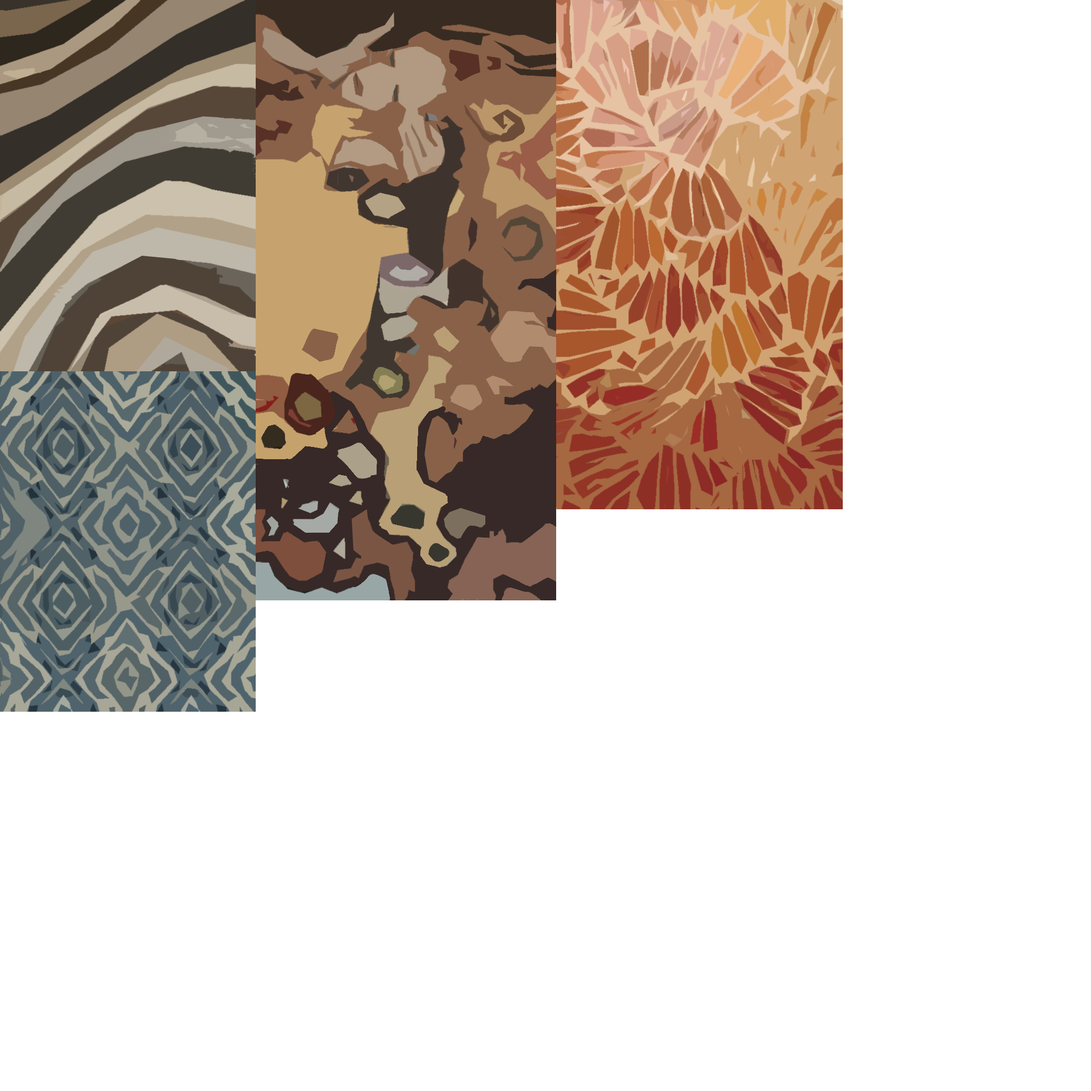
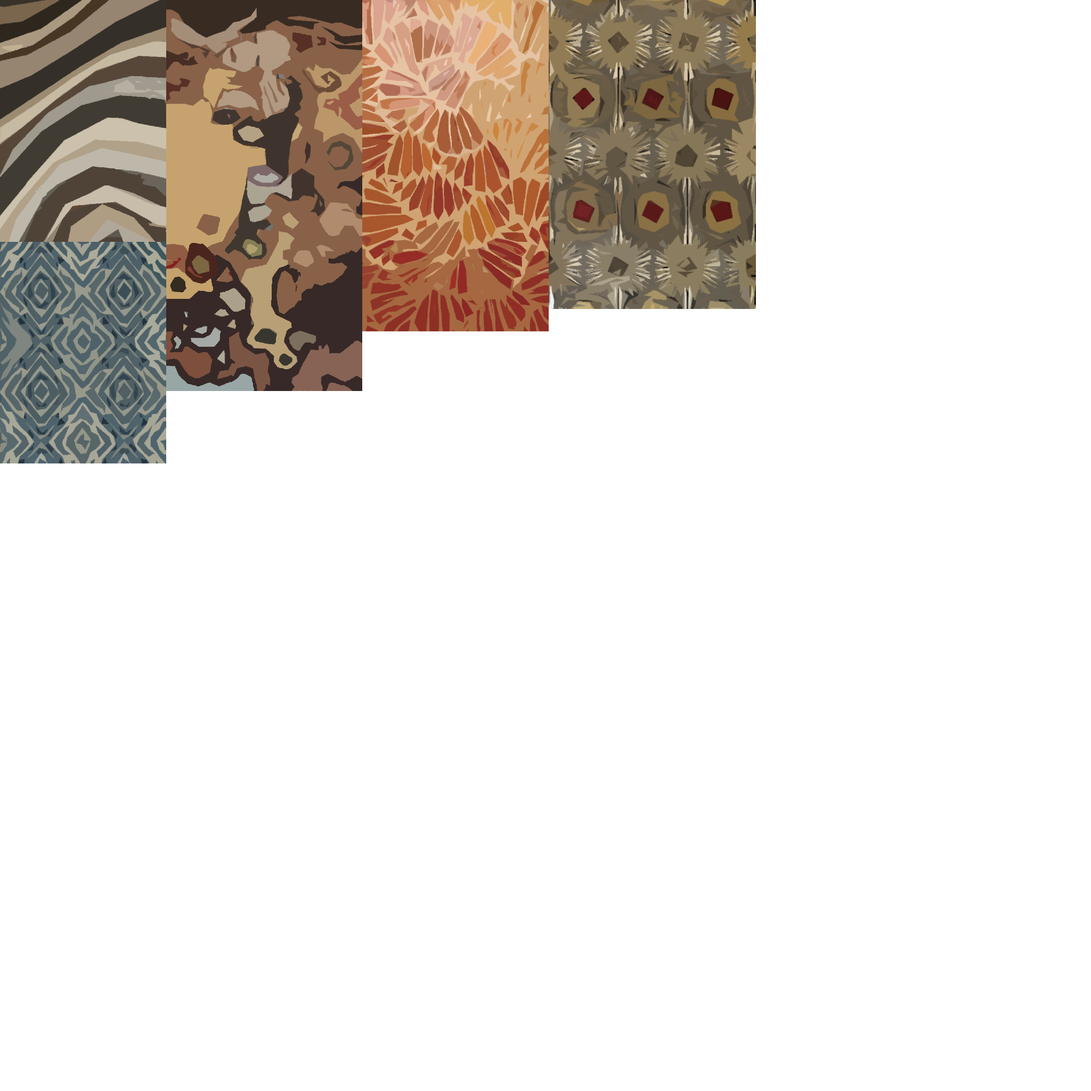
The second 1091 × 1091 image is a revision of the first. Changes to its layers:
added layer "Layer 7" above "Layer 6" over 548, 0, 757, 310
painted on "Layer 6" over 0, 241, 256, 713
painted on "Layer 5" over 362, 0, 844, 510
painted on "Layer 4" over 166, 0, 557, 601
painted on "Layer 2" over 0, 0, 256, 373
painted on "Layer 1" over 393, 171, 608, 266
